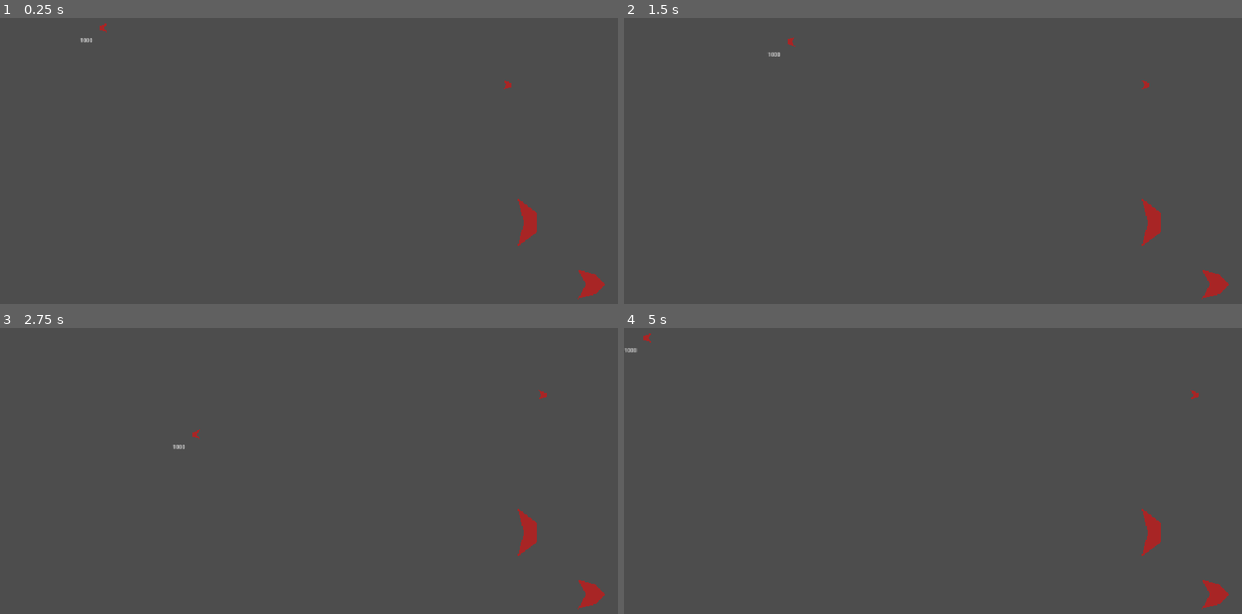
Above: before the commit, frames 1-4 (two rows, left to right).
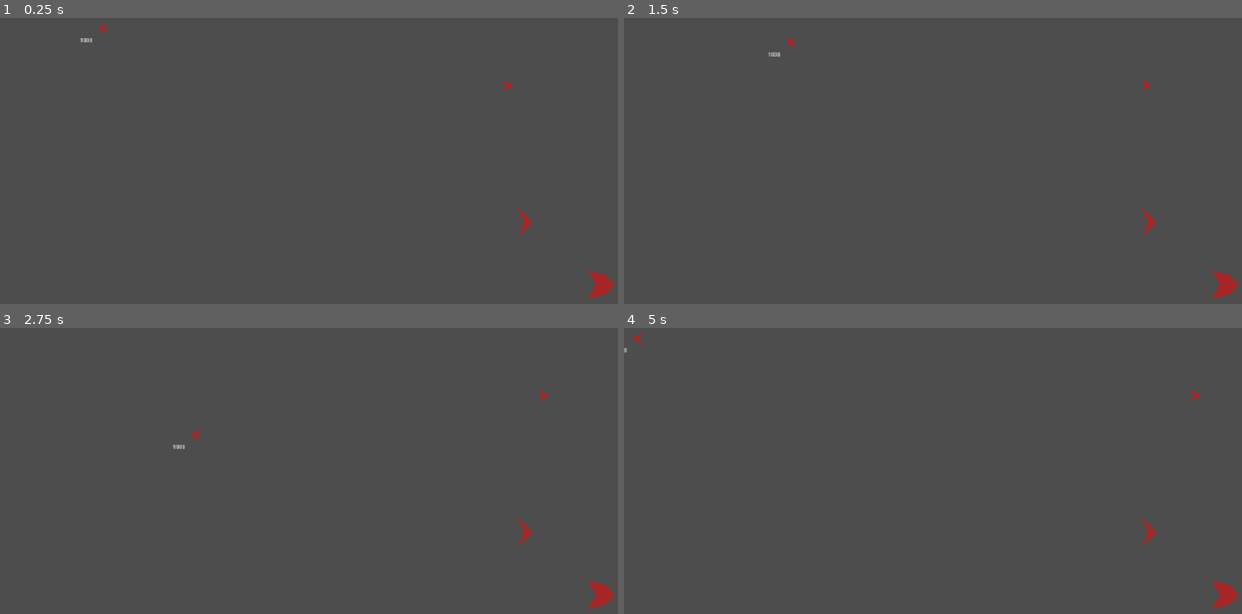
Above: after the commit, the same moments.

Repository: xorblo-doitus/Space-Shooter
Game: Godot game, scene res://src/playable_scenes/world.tscn
Two runs of this game, one before a commit and one after it. Both use one fixed random seed, a clock stepped at 60 frames per second and the inputs below.
Inputs:
- Up to frame 1 (0.25 s): no input
- Up to frame 2 (1.5 s): tap Enter (ui_accept) at 0.5, 0.77 s; hold Right (ui_right) 0.53-1.28 s; hold Down (ui_down) from 1.28 s (still down)
- Up to frame 3 (2.75 s): tap Enter (ui_accept) at 1.52, 2 s; release Down (ui_down) at 2.03 s; hold Right (ui_right) from 2.03 s (still down)
- Up to frame 4 (5 s): release Right (ui_right) at 2.78 s; hold Up (ui_up) 2.78-3.53 s; tap Enter (ui_accept) at 3.02, 3.77, 4.52 s; hold Left (ui_left) from 3.53 s (still down)

The runs differ from the first frame. In frame 1, 0.5% of the frame differs, in the area x 83-100%, y 63-99%; in frame 2, 0.5%; in frame 3, 0.5%; in frame 4, 0.6%, in the area x 0-100%, y 1-99%.
Error in both runs: Assertion failed: No damage source created (res://src/bullets/bullet.gd:25)

Commit message:
Added dispersion + Auto map border generation

Diff:
--- a/src/playable_scenes/world.tscn
+++ b/src/playable_scenes/world.tscn
@@ -1,13 +1,11 @@
-[gd_scene load_steps=9 format=3 uid="uid://cnr0cn7bjspsq"]
+[gd_scene load_steps=11 format=3 uid="uid://cnr0cn7bjspsq"]
 
 [ext_resource type="Script" path="res://src/playable_scenes/world.gd" id="1_ptqmb"]
 [ext_resource type="PackedScene" uid="uid://cyxhgjybj0tsy" path="res://src/spawn_point.tscn" id="2_r822a"]
 [ext_resource type="PackedScene" uid="uid://bsicvfemmcryr" path="res://src/vessels/player_vessel.tscn" id="3_nbfms"]
 [ext_resource type="PackedScene" uid="uid://boej5f28jyrn" path="res://src/vessels/spammer_vessel.tscn" id="4_56gsn"]
 [ext_resource type="PackedScene" uid="uid://blaxpwkxvbxf" path="res://src/vessels/big_vessel.tscn" id="5_gj0fc"]
-
-[sub_resource type="RectangleShape2D" id="RectangleShape2D_matw0"]
-size = Vector2(20, 1080)
+[ext_resource type="Script" path="res://src/player_fence.gd" id="6_f6ko7"]
 
 [sub_resource type="Animation" id="Animation_el2on"]
 resource_name = "test_level"
@@ -74,6 +72,12 @@
 "test_level": SubResource("Animation_el2on")
 }
 
+[sub_resource type="RectangleShape2D" id="RectangleShape2D_matw0"]
+size = Vector2(56, 1232)
+
+[sub_resource type="RectangleShape2D" id="RectangleShape2D_l3rxe"]
+size = Vector2(2072, 56)
+
 [node name="World" type="Node2D"]
 script = ExtResource("1_ptqmb")
 
@@ -103,23 +107,44 @@
 
 [node name="StatitcBodies" type="Node2D" parent="."]
 
-[node name="StaticBody2D" type="StaticBody2D" parent="StatitcBodies"]
-position = Vector2(0, 540)
-collision_layer = 65535
-collision_mask = 0
-
-[node name="CollisionShape2D" type="CollisionShape2D" parent="StatitcBodies/StaticBody2D"]
-shape = SubResource("RectangleShape2D_matw0")
-
-[node name="StaticBody2D2" type="StaticBody2D" parent="StatitcBodies"]
-position = Vector2(1920, 540)
-collision_layer = 65535
-collision_mask = 0
-
-[node name="CollisionShape2D" type="CollisionShape2D" parent="StatitcBodies/StaticBody2D2"]
-shape = SubResource("RectangleShape2D_matw0")
-
 [node name="AnimationPlayer" type="AnimationPlayer" parent="."]
 libraries = {
 "": SubResource("AnimationLibrary_0p843")
 }
+
+[node name="PlayerFence" type="Node2D" parent="."]
+script = ExtResource("6_f6ko7")
+margin = 20
+width = 56
+
+[node name="Left" type="StaticBody2D" parent="PlayerFence"]
+position = Vector2(-48, 540)
+collision_layer = 65535
+collision_mask = 0
+
+[node name="VerticalShape" type="CollisionShape2D" parent="PlayerFence/Left"]
+shape = SubResource("RectangleShape2D_matw0")
+
+[node name="Right" type="StaticBody2D" parent="PlayerFence"]
+position = Vector2(1968, 540)
+collision_layer = 65535
+collision_mask = 0
+
+[node name="VerticalShape" type="CollisionShape2D" parent="PlayerFence/Right"]
+shape = SubResource("RectangleShape2D_matw0")
+
+[node name="Up" type="StaticBody2D" parent="PlayerFence"]
+position = Vector2(960, -48)
+collision_layer = 65535
+collision_mask = 0
+
+[node name="HorizontalShape" type="CollisionShape2D" parent="PlayerFence/Up"]
+shape = SubResource("RectangleShape2D_l3rxe")
+
+[node name="Down" type="StaticBody2D" parent="PlayerFence"]
+position = Vector2(960, 1128)
+collision_layer = 65535
+collision_mask = 0
+
+[node name="HorizontalShape" type="CollisionShape2D" parent="PlayerFence/Down"]
+shape = SubResource("RectangleShape2D_l3rxe")
--- /dev/null
+++ b/src/player_fence.gd
@@ -0,0 +1,26 @@
+@tool
+extends Node2D
+
+## La distance en plus en dehors de l'écran
+@export_range(-10, 20, 1, "or_less", "or_greater", "suffix:px") var margin: int = 0:
+	set(new):
+		margin = new
+		change()
+## L'épaisseur de la bordure
+@export_range(1, 50, 1, "or_greater", "suffix:px") var width: int = 20:
+	set(new):
+		width = new
+		change()
+
+func change(can_change: bool = Engine.is_editor_hint()):
+	if not can_change:
+		return
+	$Left/VerticalShape.shape.size = Vector2i(width, ST.get_screen_height() + 2*(width+margin))
+	$Up/HorizontalShape.shape.size = Vector2i(ST.get_screen_width() + 2*(width+margin), width)
+	$Left.position = Vector2(-margin - width/2., ST.get_screen_height()/2.)
+	$Right.position = Vector2(margin + ST.get_screen_width() + width/2., ST.get_screen_height()/2.)
+	$Up.position = Vector2(ST.get_screen_width()/2, -margin -width/2.)
+	$Down.position = Vector2(ST.get_screen_width()/2, margin + ST.get_screen_height() + width/2.)
+
+func _ready():
+	change(true)
--- a/src/resources/visible_area.gd
+++ b/src/resources/visible_area.gd
@@ -8,8 +8,8 @@
 		size = new
 		@warning_ignore("narrowing_conversion")
 		up = -new.y/2
-		down = new.y/2 + ProjectSettings.get_setting("display/window/size/viewport_height")
-		right = new.x/2 + ProjectSettings.get_setting("display/window/size/viewport_width")
+		down = new.y/2 + ST.get_screen_height()
+		right = new.x/2 + ST.get_screen_width()
 		@warning_ignore("narrowing_conversion")
 		left = -new.x/2
 		prints("Set VisibleArea's size to", new, "resulting to up", up, "down", down, "right", right, "left", left)
@@ -22,7 +22,7 @@
 #func get_up_right_corner() -> Vector2:
 #	return -size/2
 #func get_down_left_corner() -> Vector2:
-#	return size/2 + Vector2(ProjectSettings.get_setting("display/window/size/viewport_width"), ProjectSettings.get_setting("display/window/size/viewport_height"))
+#	return size/2 + Vector2(ST.get_screen_width(), ST.get_screen_height())
 
 func is_visible(position: Vector2) -> bool:
 	return position.x > left and position.x < right and position.y > up and position.y < down
--- a/src/singletons/Static.gd
+++ b/src/singletons/Static.gd
@@ -24,3 +24,8 @@
 		push_warning("Alone team unimplemented")
 
 	return obj
+
+static func get_screen_height() -> int:
+	return ProjectSettings.get_setting("display/window/size/viewport_height")
+static func get_screen_width() -> int:
+	return ProjectSettings.get_setting("display/window/size/viewport_width")
--- a/src/weapons/machine_gun.tscn
+++ b/src/weapons/machine_gun.tscn
@@ -7,9 +7,11 @@
 bullet = ExtResource("2_vnvt4")
 reload_time = 0.05
 recoil = 40.0
+dispersion_angle = 10.0
+dispersion_chance = 0.5
 
 [node name="Polygon2D" parent="." index="0"]
-polygon = PackedVector2Array(30, -30, 30, 30, -30, 75, -10, 0, -30, -75)
+polygon = PackedVector2Array(9, -8, 9, 8, -29, 44, -10, 0, -29, -44)
 
 [node name="AppearPoint" parent="." index="1"]
 position = Vector2(-11, 0)
--- a/src/weapons/weapon.gd
+++ b/src/weapons/weapon.gd
@@ -12,6 +12,8 @@
 @export_range(0, 1000, 1, "or_less", "or_greater", "suffix:p/s") var recoil: float = 400
 @export_range(0, 3000, 0.1, "or_greater", "suffix:p/s") var shot_speed: float = 800
 @export_range(-360, 360, 0.1, "or_less", "or_greater", "suffix:°") var shot_direction: float = -180
+@export_range(0, 360, 0.1, "or_greater", "suffix:°") var dispersion_angle: float = 0
+@export_range(0, 5, 0.01, "or_greater") var dispersion_chance: float = 0.2
 @export_range(0, 1, 0.01, "suffix:*") var velocity_kept: float = 0.16
 
 var team: ST.TEAM = ST.TEAM.Enemy
@@ -23,11 +25,14 @@
 		if reloading <= 0:
 			var recoil_this_frame: Vector2 = Vector2.ZERO
 			for __ in range(-floor(reloading/reload_time)): # round toward -inf
-				recoil_this_frame += Vector2(-recoil, 0).rotated(deg_to_rad(shot_direction))
+				var this_direction := shot_direction
+				if dispersion_angle:
+					this_direction += dispersion_angle * (randfn(0.5, dispersion_chance) - 0.5)
+				recoil_this_frame += Vector2(-recoil, 0).rotated(deg_to_rad(this_direction))
 				fire.emit(
 					bullet.instantiate()
 						.place(appear_point.global_position)
-						.setup(implied_velocity*velocity_kept + Vector2(shot_speed, 0).rotated(deg_to_rad(shot_direction)), team, -reloading)
+						.setup(implied_velocity*velocity_kept + Vector2(shot_speed, 0).rotated(deg_to_rad(this_direction)), team, -reloading)
 				)
 				reloading = reloading + reload_time
 			return recoil_this_frame
